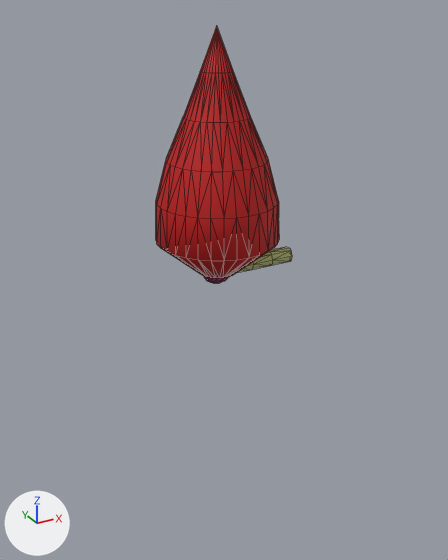
Renders of the OBJ model models/object1149.obj from each side of a commit.
Rendered twice from a 50 mm lens placed at (-1.31, -2.45, 2.01), pointed at (0.07, 0.07, 0.75). Every picture has the same lights, and +X, +Y and +Z are marked at lower left. Mesh edges are drawn as thin lines. Where no turn or scale is listed for an object, it has been applied to the vertices. Vertices at the same position are counted once.

Before the edit, the objects in view are built like this:
```python
me_object1149 = bpy.data.meshes.new('object1149')
me_object1149.from_pydata(...)  # 323 vertices, 638 faces; spans x -0.29..0.425, y -0.292..0.292, z 0.778..1.941
me_object1149.polygons.foreach_set('use_smooth', [True] * 638)
# faces by material slot: [184, 382, 72]
me_object1149.materials.append(mat_material_002)  # pink #be3476
me_object1149.materials.append(mat_material_001)  # red #be0d0d
me_object1149.materials.append(mat_material_003)  # yellow #b8be77
# before: 147 (-0.015, -0.087, 0.837) at pixel (223, 278), 148 (-0.032, -0.082, 0.837) at pixel (219, 278), 211 (-0.199, -0.201, 1.196) at pixel (197, 217), 212 (-0.162, -0.164, 1.384) at pixel (201, 171), 215 (-0.156, -0.236, 1.196) at pixel (210, 218)
# before: 216 (-0.127, -0.193, 1.384) at pixel (211, 171), 218 (-0.11, -0.27, 1.008) at pixel (224, 260), 222 (-0.055, -0.286, 1.008) at pixel (237, 259), 239 (0.16, -0.236, 1.196) at pixel (273, 207), 240 (0.131, -0.193, 1.384) at pixel (264, 164)
# before: 243 (0.203, -0.201, 1.196) at pixel (277, 204), 244 (0.166, -0.164, 1.384) at pixel (267, 162)
ob_object1149 = bpy.data.objects.new('object1149', me_object1149)
ob_object1149.location = (0.0, 0.0, 0.0)
```
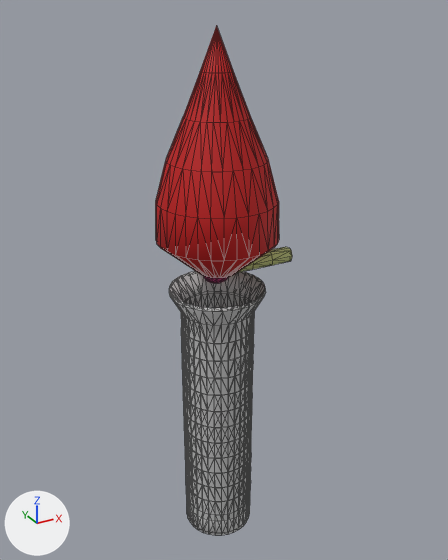
Boxes (x1, y1, x2, y2) around the edits, measured in the pictures (448 x 560 px; the box of a moved part takes in the faces that stretch with it):
'object1149', reshaped (97% taller): before (156, 25, 292, 283); after (156, 25, 292, 535)
part 1 of me_object1149, added: after (169, 271, 265, 535)
part 2 of me_object1149, moved or reshaped: (198, 163, 278, 278) in both

The change, as a list of edits to the scene's bpy script:
```text
Add mat_material:
    mat_material = principled_material('Material')
    mat_material.base_color = (0.64, 0.64, 0.64)  # light grey #d1d1d1
    mat_material.roughness = 0.69
Add mat_material_000:
    mat_material_000 = principled_material('Material.000')
    mat_material_000.base_color = (0.512, 0.512, 0.512)  # grey #bebebe
    mat_material_000.roughness = 0.696
Change me_object1149:
    used by ob_object1149; location = (0.0, 0.0, 0.0)
    verts and faces of me_object1149; kept vertices keep their numbers, new ones are numbered from 323
    remove me_object1149.from_pydata(...)  # 323 vertices, 638 faces; spans x -0.29..0.425, y -0.292..0.292, z 0.778..1.941
    add me_object1149.from_pydata(...)  # 1347 vertices, 2682 faces; spans x -0.29..0.425, y -0.292..0.292, z -0.734..1.941
    me_object1149 part 1: a new loose piece of 1024 vertices spanning x -0.237..0.237, y -0.237..0.237, z -0.734..0.754
    me_object1149 part 2
    add delete_faces([(211, 216, 212), (147, 222, 218), (240, 243, 244), (211, 215, 216), (147, 218, 148), (239, 243, 240)])
    add faces += [(212, 215, 216), (148, 222, 218), (239, 244, 240), (211, 215, 212), (147, 222, 148), (239, 243, 244)]  # mat_material_001 (red #be0d0d)
    add me_object1149.materials.append(mat_material_000)  # grey #bebebe
    add me_object1149.materials.append(mat_material)  # light grey #d1d1d1
```
